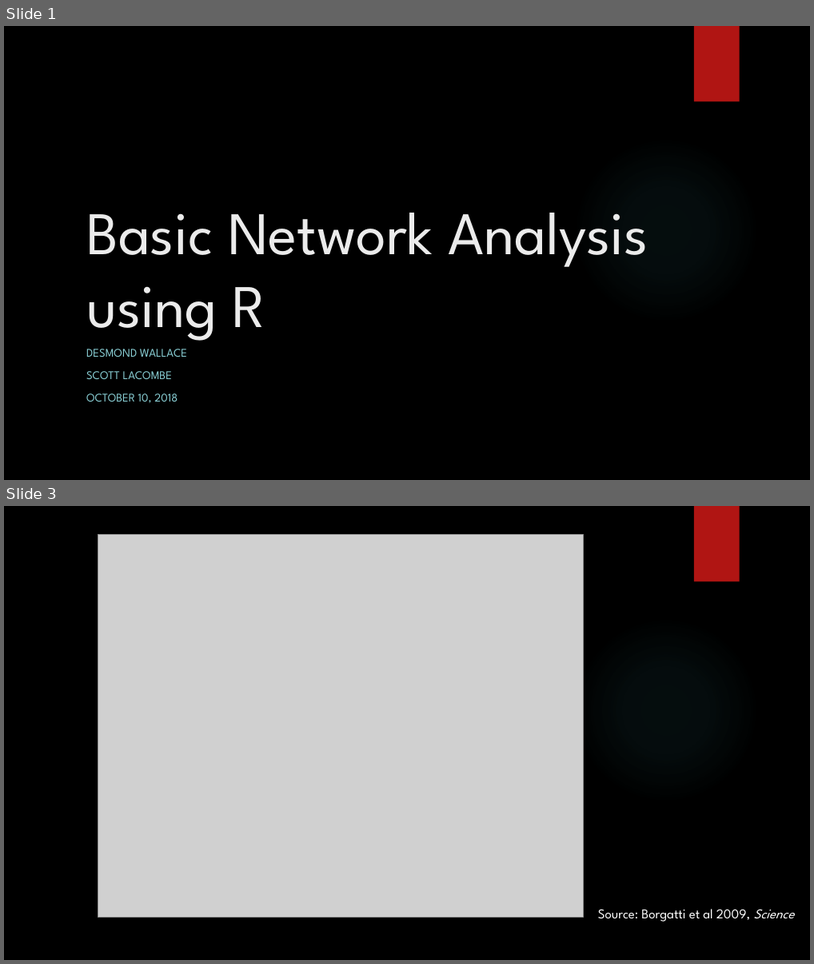
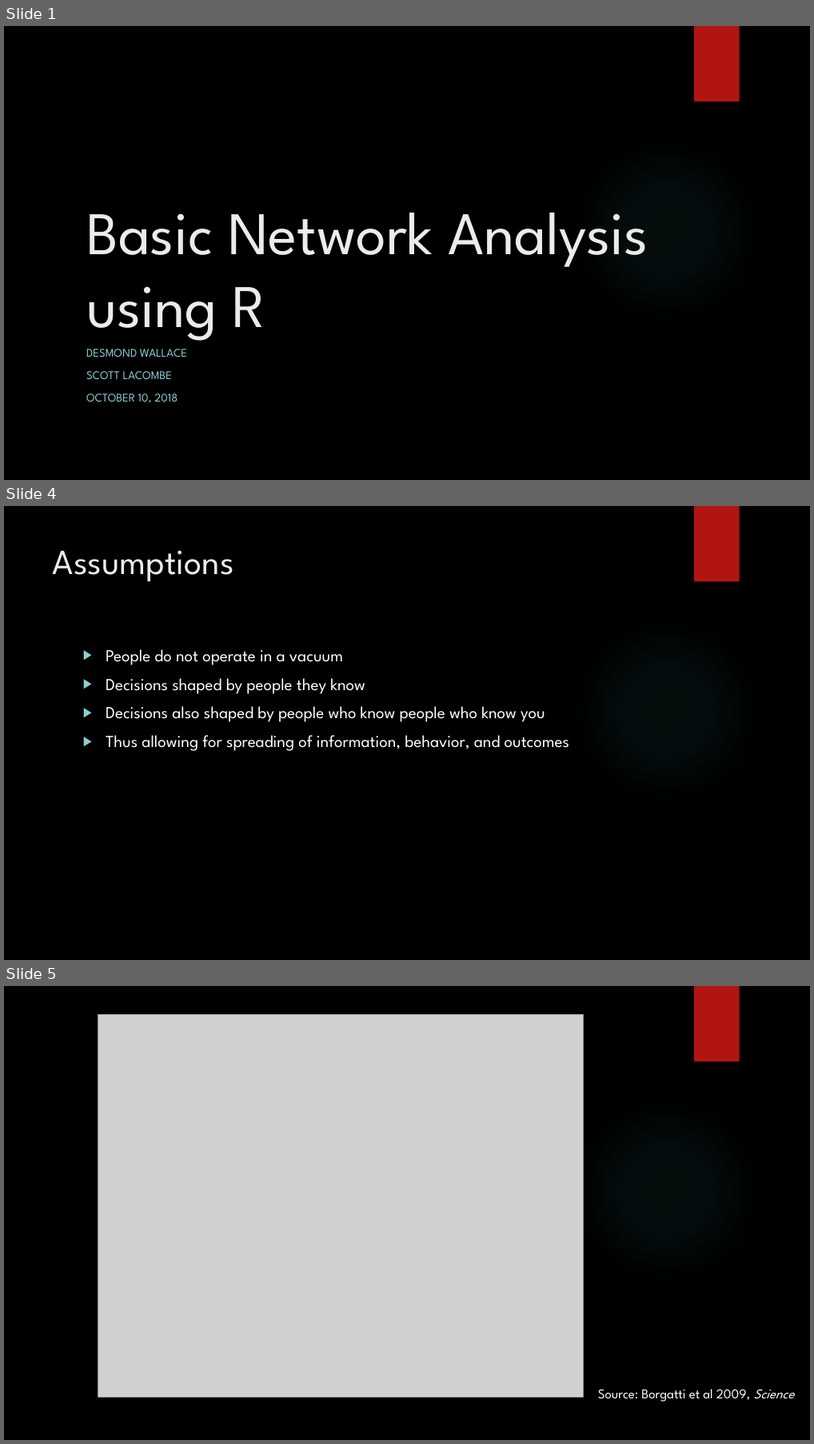
Before and after one commit to dwallc/Workshops, a slide deck: R/Basic Network Analysis Using R/Basic Network Analysis using R.pptx. Shown one above the other, each under a label of ours: slides 1 and 3 before the commit, slides 1, 4 and 5 after it; the slides between them are not shown. The pictures are 814x964 and 814x1444 pixels, drawn with LibreOffice and Linux fonts; fonts in the diff are those of the drawing; grey boxes stand for pictures; background and template pictures are left out. Boxes give left, top, right and bottom in pixels: in the first picture for what was removed or moved away, otherwise in the second. Text is boxed around its words. In the diff, an @@ line names an element or a change of style, - is before the commit and + after.

```diff
--- a/R/Basic Network Analysis Using R/Basic Network Analysis using R.pptx
+++ b/R/Basic Network Analysis Using R/Basic Network Analysis using R.pptx
@@ slide 4 added at bbox=[4, 506, 810, 960], background picture (left out); not listed: 2 template elements that a slide beside it also shows @@
@@ title added at bbox=[53, 550, 234, 581], 42 pt, text #EBEBEB @@
+Assumptions
@@ text added at bbox=[106, 649, 570, 751], 20 pt, text #FFFFFF @@
+▶ People do not operate in a vacuum
+▶ Decisions shaped by people they know
+▶ Decisions also shaped by people who know people who know you
+▶ Thus allowing for spreading of information, behavior, and outcomes
@@ what was slide 3 is now slide 5 @@
```
Also in this commit, not shown: 3 slides changed, 2 other slides added.
